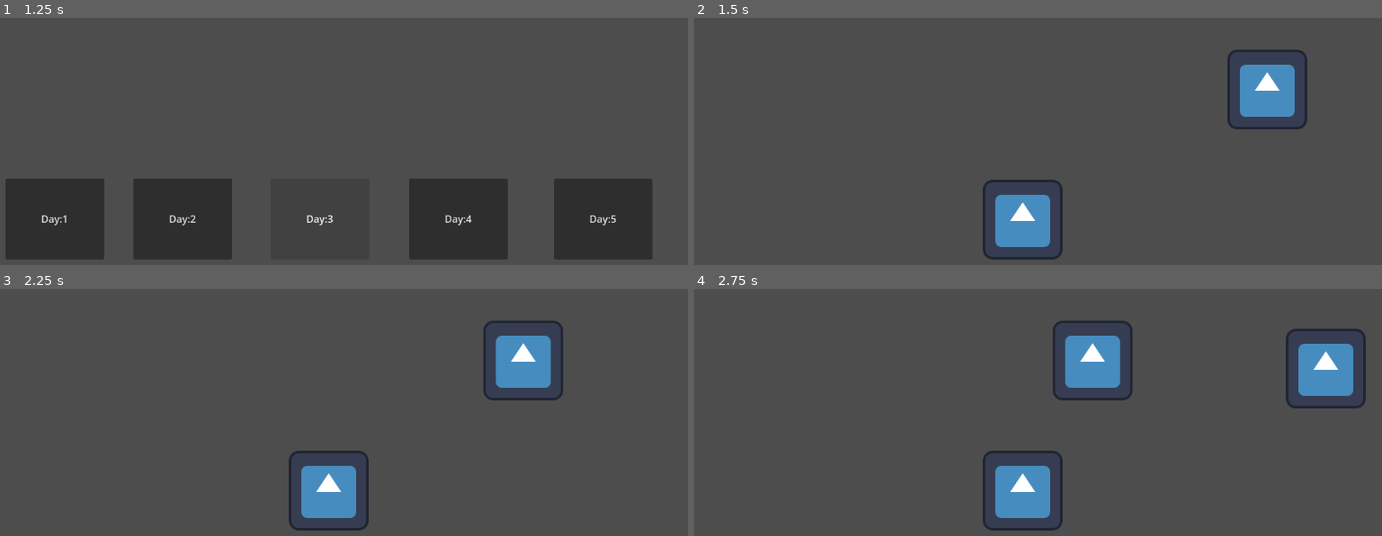
Above: before the commit, frames 1-4 (two rows, left to right).
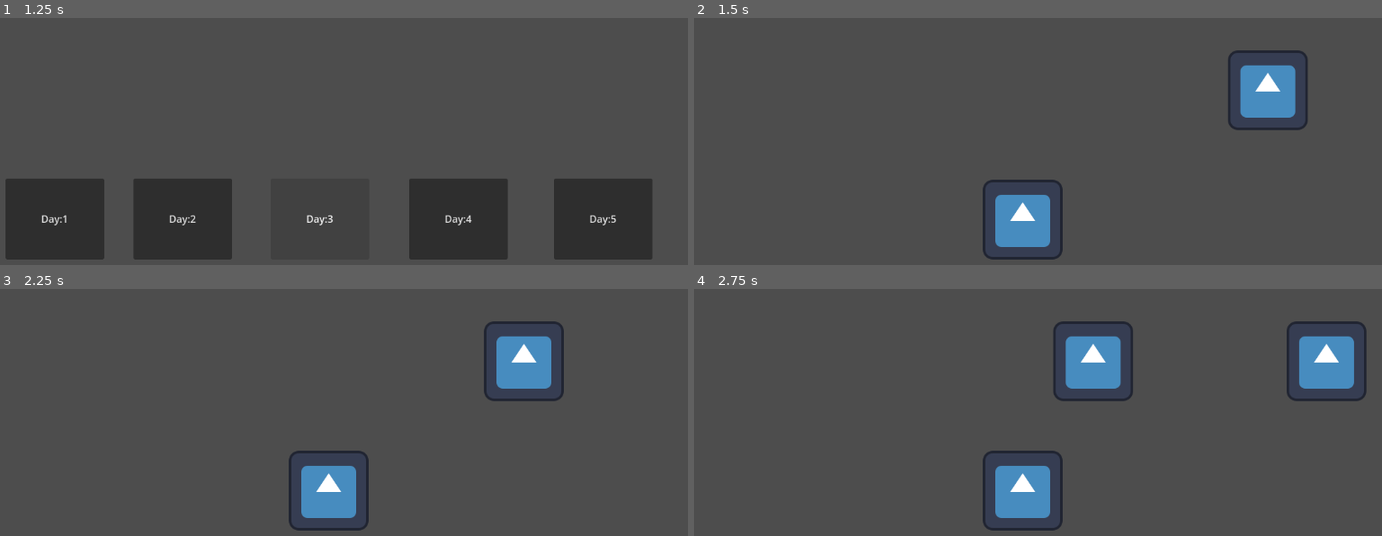
Above: after the commit, the same moments.

Repository: Dexter-Goater/Upside_Down_Game
Game: Godot game, scene res://Scenes/main_menu.tscn
The game is run twice, just before and just after one commit, with the same random seed, the same clock (stepped at 60 frames per second) and the same inputs. The engine's default icon, where the game draws it, is replaced by a stand-in: a white triangle on a blue panel in a dark square.
Inputs:
- Up to frame 1 (1.25 s): click "Play" at 0.5 s
- Up to frame 2 (1.5 s): click "Day:1" at 1.25 s
- Up to frame 3 (2.25 s): tap Enter at 2 s; hold D (right) from 2.03 s (still down)
- Up to frame 4 (2.75 s): keep holding D (right)

Frame 1 is identical in both runs. In frame 2, 0.3% of the frame differs, in the area x 77-90%, y 12-46%; in frame 3, 0.4%; in frame 4, 1.7%, in the area x 52-98%, y 12-49%.

Commit message:
Made second house work

Diff:
--- a/Scenes/Scene.tscn
+++ b/Scenes/Scene.tscn
@@ -17,7 +17,6 @@
 [node name="Player" type="CharacterBody2D" parent="."]
 script = ExtResource("1_woobo")
 
-[node name="CollisionShape2D" type="CollisionShape2D" parent="Player"]
 position = Vector2(-1, -1)
 shape = SubResource("RectangleShape2D_vgra2")
 
@@ -38,7 +37,7 @@
 texture = ExtResource("1_4o7yd")
 
 [node name="House2" type="Area2D" parent="."]
-position = Vector2(766, -196)
+position = Vector2(766, -209)
 
 [node name="CollisionShape2D" type="CollisionShape2D" parent="House2"]
 position = Vector2(1, -2)
@@ -48,3 +47,4 @@
 texture = ExtResource("1_4o7yd")
 
 [connection signal="body_entered" from="House" to="Player" method="_on_house_body_entered"]
+[connection signal="body_entered" from="House2" to="Player" method="_on_house_2_body_entered"]
--- a/Scripts/Globals.gd
+++ b/Scripts/Globals.gd
@@ -1,4 +1,6 @@
 extends Node
 
 var house1_visited
+var house2_visited
 var day = 1
+var newspapers = 2
--- a/Scripts/player.gd
+++ b/Scripts/player.gd
@@ -1,6 +1,6 @@
 extends CharacterBody2D
 var speed = 400  # speed in pixels/sec
-var newspapers = 1
+
 
 
 func _physics_process(delta):
@@ -11,13 +11,19 @@
 
 func _ready() -> void:
 	Globals.house1_visited = false
+	Globals.house2_visited = false
 
 func _process(delta: float) -> void:
-	if newspapers == 0:
+	if Globals.newspapers == 0:
 		Globals.day += 1
 		get_tree().change_scene_to_file("res://Scenes/day_selector.tscn")
 
 func _on_house_body_entered(body: Node2D) -> void:
-	if Globals.house1_visited == false:
-		newspapers -= 1
+	if Globals.house1_visited == false and body.name == "Player":
+		Globals.newspapers -= 1
 		Globals.house1_visited = true
+
+func _on_house_2_body_entered(body):
+	if Globals.house2_visited == false and body.name == "Player":
+		Globals.newspapers -= 1
+		Globals.house2_visited = true
